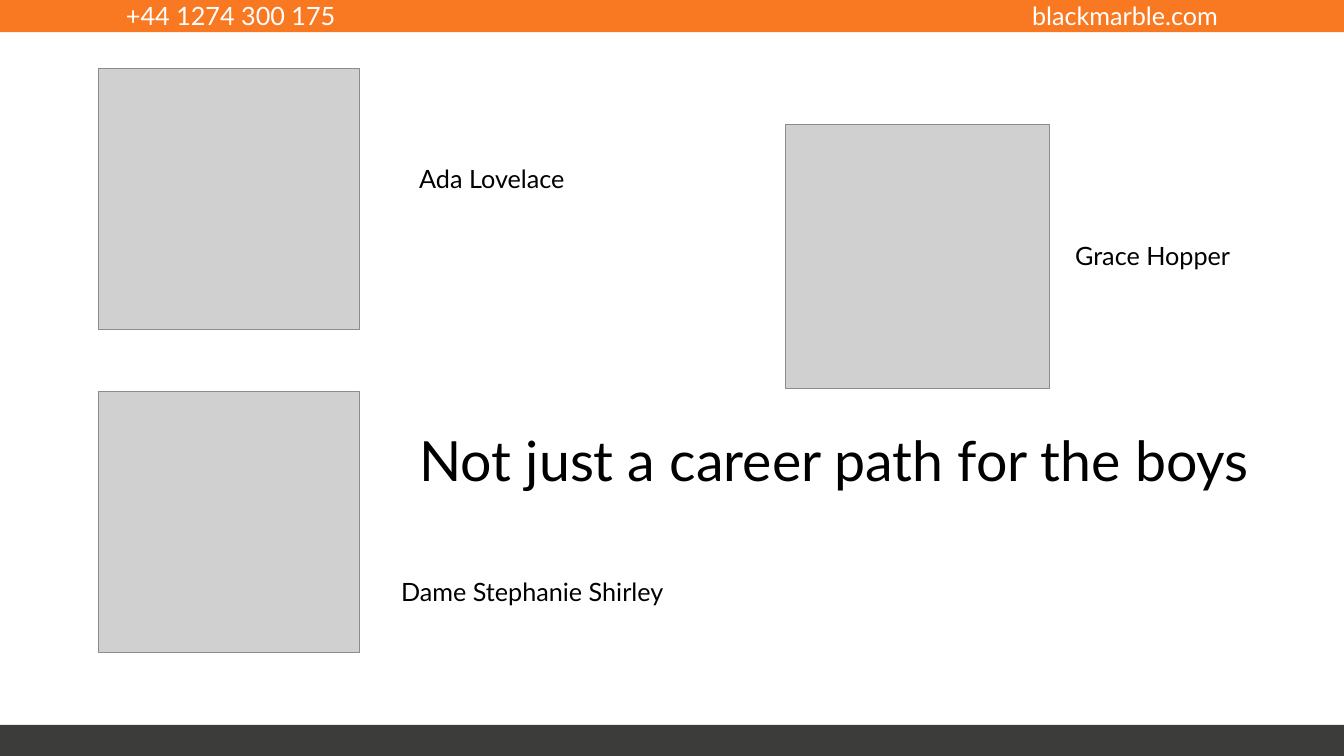
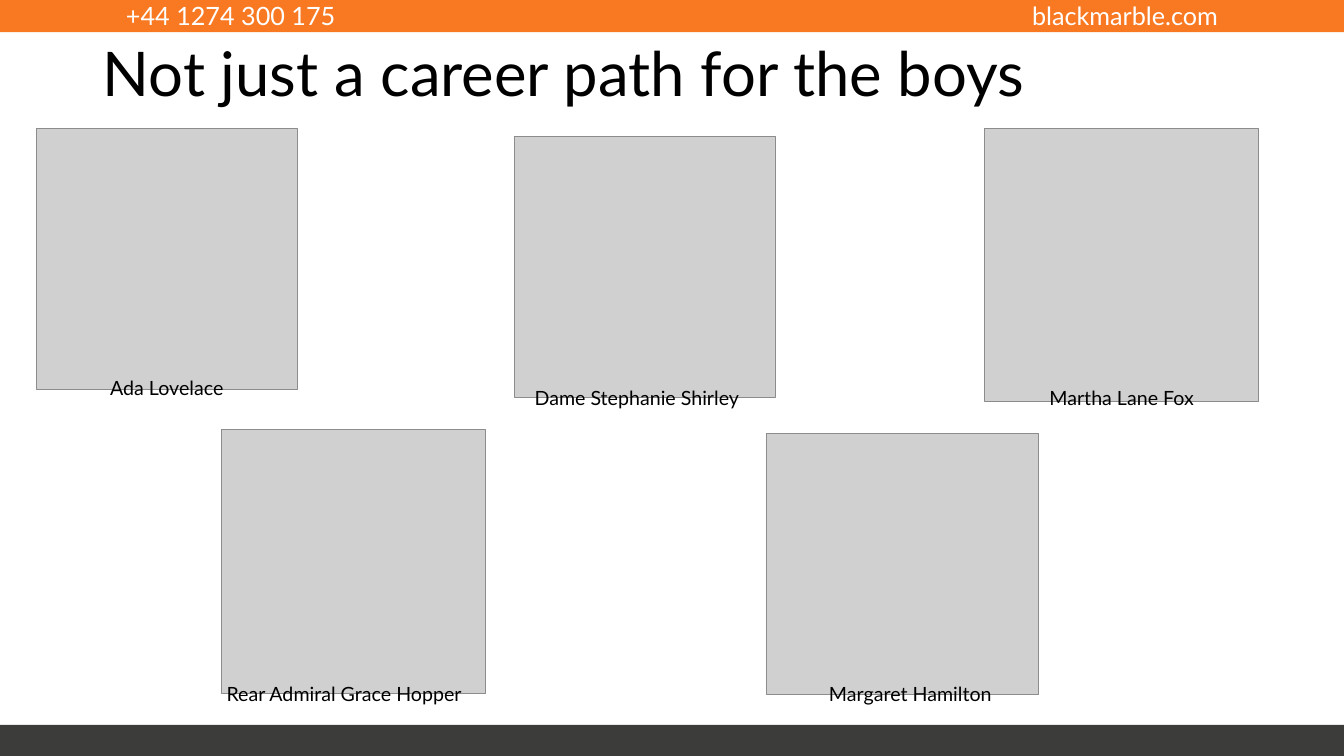
Before and after one commit to rfennell/Presentations, a slide deck: slide 6 of Careers you did not think of in IT.pptx. Drawn at 1344x756 pixels with LibreOffice and Linux fonts; fonts in the diff are those of the drawing; grey boxes stand for pictures. Boxes give left, top, right and bottom in pixels: in the first picture for what was removed or moved away, otherwise in the second. Text is boxed around its words. In the diff, an @@ line names an element or a change of style, - is before the commit and + after.

```diff
--- a/Careers you did not think of in IT.pptx
+++ b/Careers you did not think of in IT.pptx
@@ title "Not just a career path ...": place and size @@
-title "Not just a career path ..." at bbox=[419, 440, 1249, 491]
+title "Not just a career path ..." at bbox=[102, 50, 1024, 108]
@@ title "Not just a career path ..." at bbox=[102, 50, 1024, 108]: size 39.6 to 44 pt @@
@@ picture: place and size @@
-picture at bbox=[99, 69, 360, 330]
+picture at bbox=[36, 129, 297, 390]
@@ picture: place and size @@
-picture at bbox=[99, 391, 360, 652]
+picture at bbox=[514, 136, 775, 397]
@@ picture added at bbox=[985, 129, 1259, 401] @@
@@ text "Ada Lovelace": place and size @@
-text "Ada Lovelace" at bbox=[419, 169, 564, 189]
+text "Ada Lovelace" at bbox=[110, 380, 223, 400]
@@ text "Ada Lovelace" at bbox=[110, 380, 223, 400]: size 18 to 14 pt; alignment left to centre @@
@@ text "Dame Stephanie Shirley" at bbox=[535, 390, 739, 410]: size 18 to 14 pt; alignment left to centre @@
@@ text "Dame Stephanie Shirley": place and size @@
-text "Dame Stephanie Shirley" at bbox=[401, 582, 664, 605]
+text "Dame Stephanie Shirley" at bbox=[535, 390, 739, 410]
@@ text added at bbox=[1049, 390, 1194, 410], 14 pt, text #000000 @@
+Martha Lane Fox
@@ picture: place and size @@
-picture at bbox=[785, 124, 1050, 388]
+picture at bbox=[222, 431, 486, 695]
@@ picture added at bbox=[766, 434, 1038, 695] @@
@@ text at bbox=[227, 686, 461, 706]: text changed; size 18 to 14 pt @@
-Grace Hopper
+Rear Admiral Grace Hopper
@@ text added at bbox=[829, 686, 992, 706], 14 pt, text #000000 @@
+Margaret Hamilton
```
Also in this commit, not shown: 1 other slide changed.
